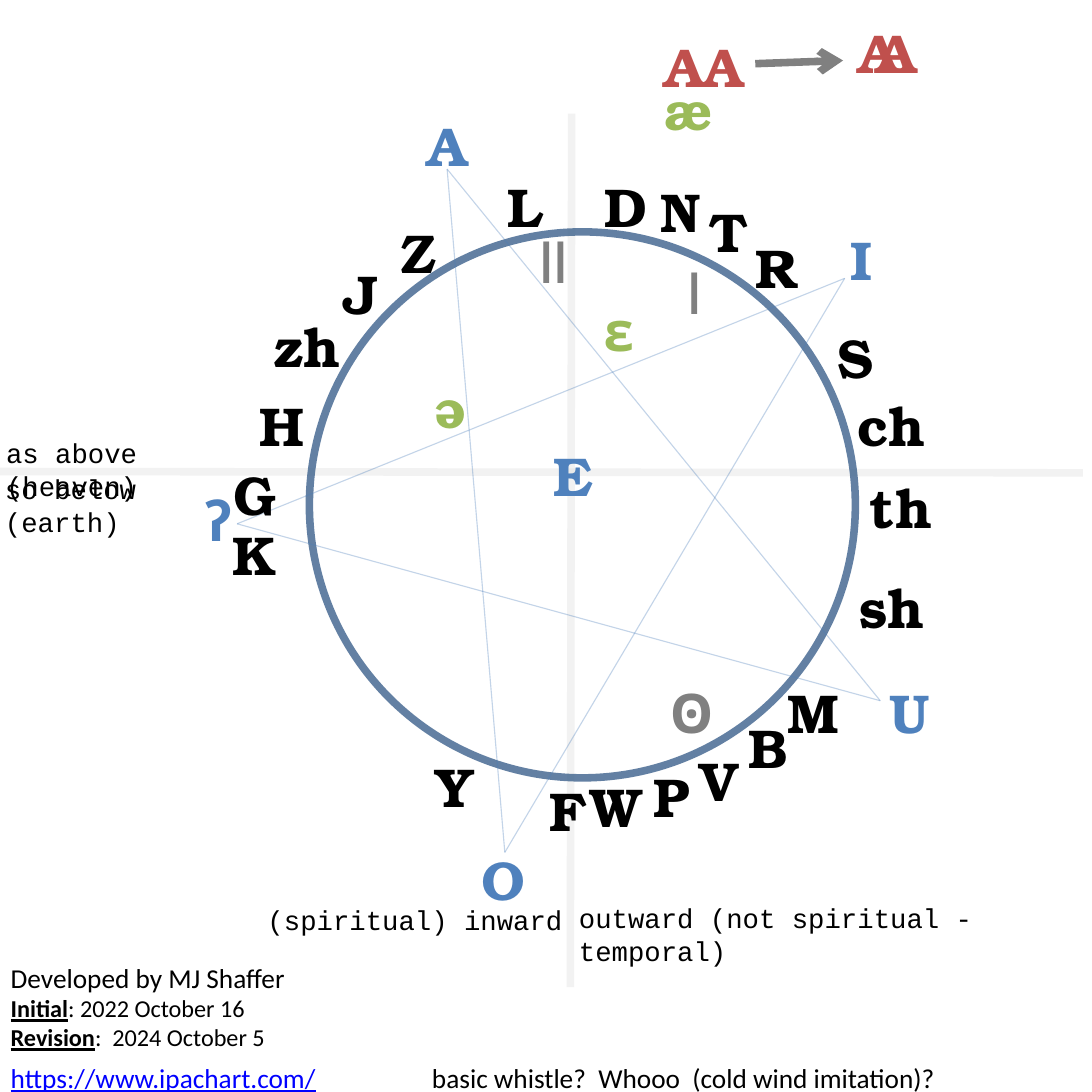
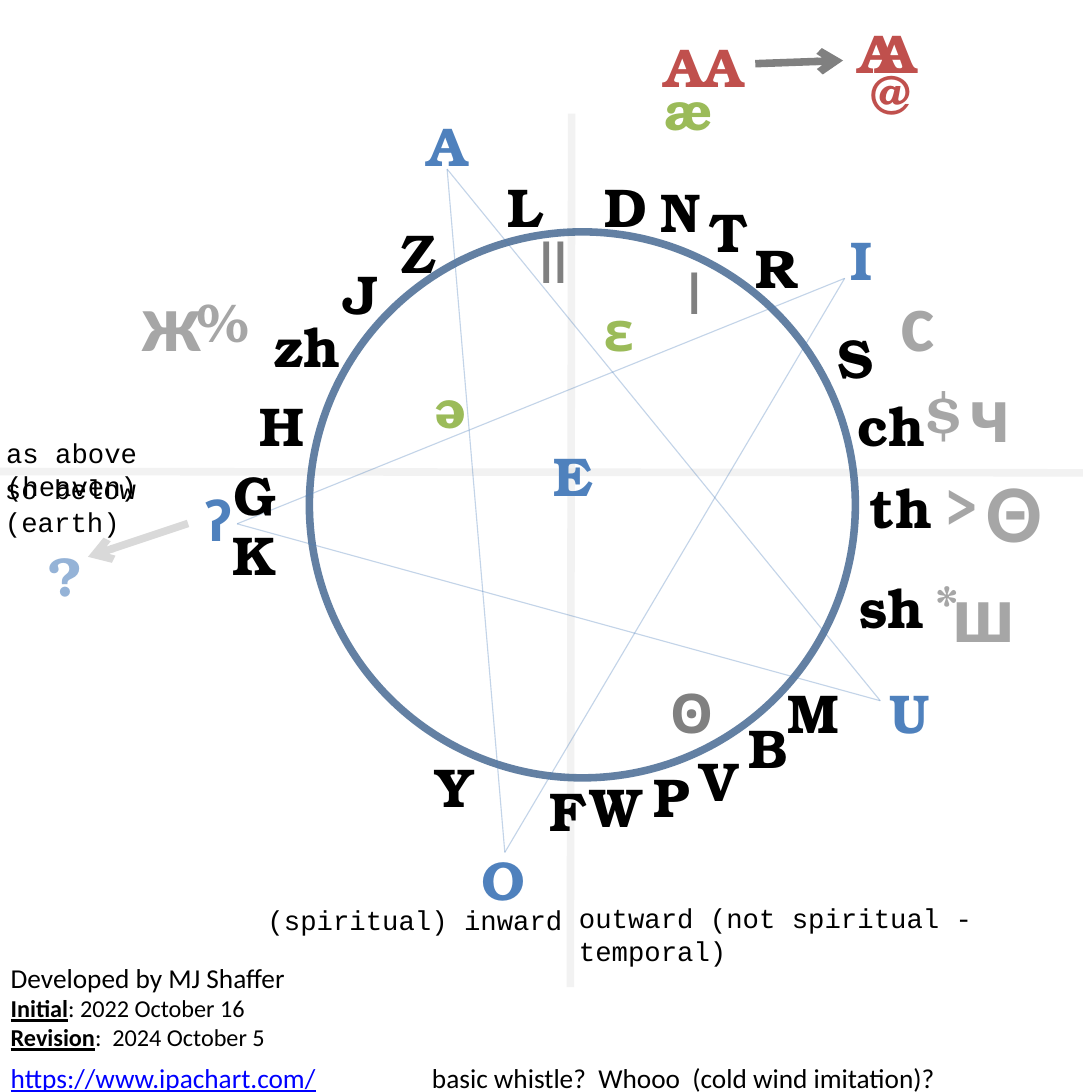
Before and after one commit to MonteShaffer/rml-words, a slide deck: slide 1 of 2024-October_LON-v2/Language/SoundMap-Square.pptx. Drawn at 1092x1092 pixels with LibreOffice and Linux fonts; fonts in the diff are those of the drawing; background and template pictures are left out. Boxes give left, top, right and bottom in pixels: in the first picture for what was removed or moved away, otherwise in the second. Text is boxed around its words. In the diff, an @@ line names an element or a change of style, - is before the commit and + after.

```diff
--- a/2024-October_LON-v2/Language/SoundMap-Square.pptx
+++ b/2024-October_LON-v2/Language/SoundMap-Square.pptx
@@ text added at [844,55,937,132], 36 pt, text #C0504D, bold @@
+@
@@ text added at [176,283,269,360], 36 pt, text #A6A6A6, bold @@
+%
@@ text added at [142,307,202,351], 54 pt, text #A6A6A6, bold @@
+ж
@@ text added at [901,311,935,352], 54 pt, text #A6A6A6, bold @@
+с
@@ text added at [897,375,989,452], 36 pt, text #A6A6A6, bold @@
+$
@@ text added at [971,402,1011,442], 54 pt, text #A6A6A6, bold @@
+ч
@@ text added at [916,461,1009,538], 36 pt, text #A6A6A6, bold @@
+>
@@ text added at [986,488,1041,543], 54 pt, text #A6A6A6, bold @@
+Θ
@@ text added at [17,537,110,615], 36 pt, text #95B3D7, bold @@
+?
@@ arrow added from (188, 523) to (88, 557), #D9D9D9 5 pt @@
@@ text added at [901,565,994,642], 36 pt, text #A6A6A6, bold @@
+*
@@ text added at [953,590,1015,642], 54 pt, text #A6A6A6, bold @@
+ш
```
Also in this commit, not shown: 1 other slide changed, 4 other files.
